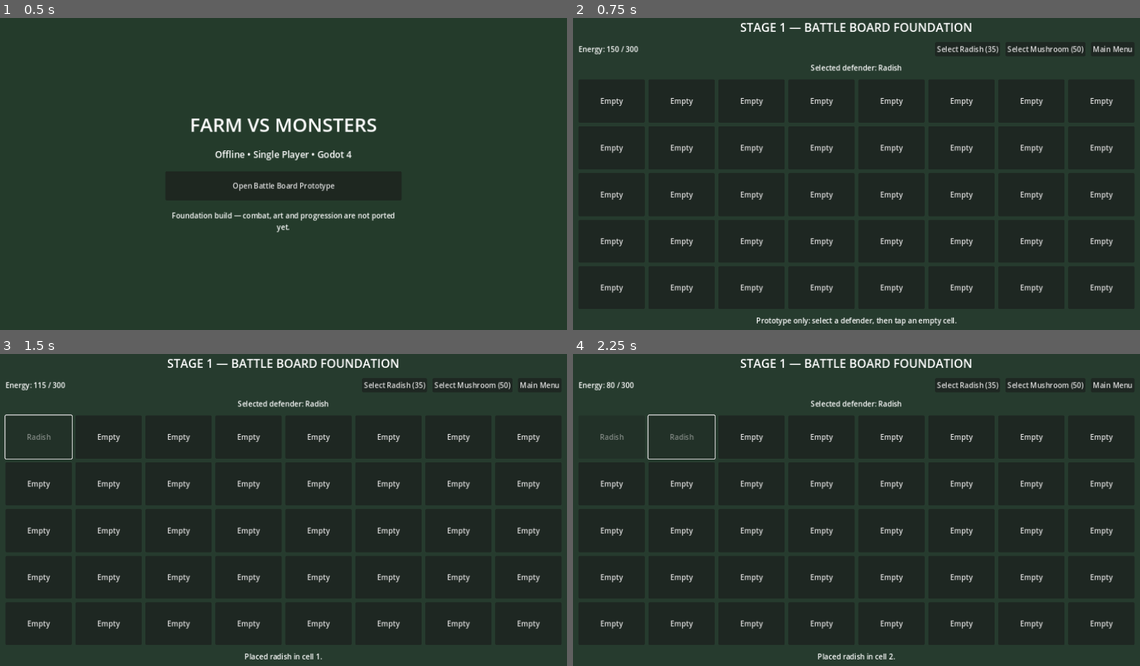
Above: before the commit, frames 1-4 (two rows, left to right).
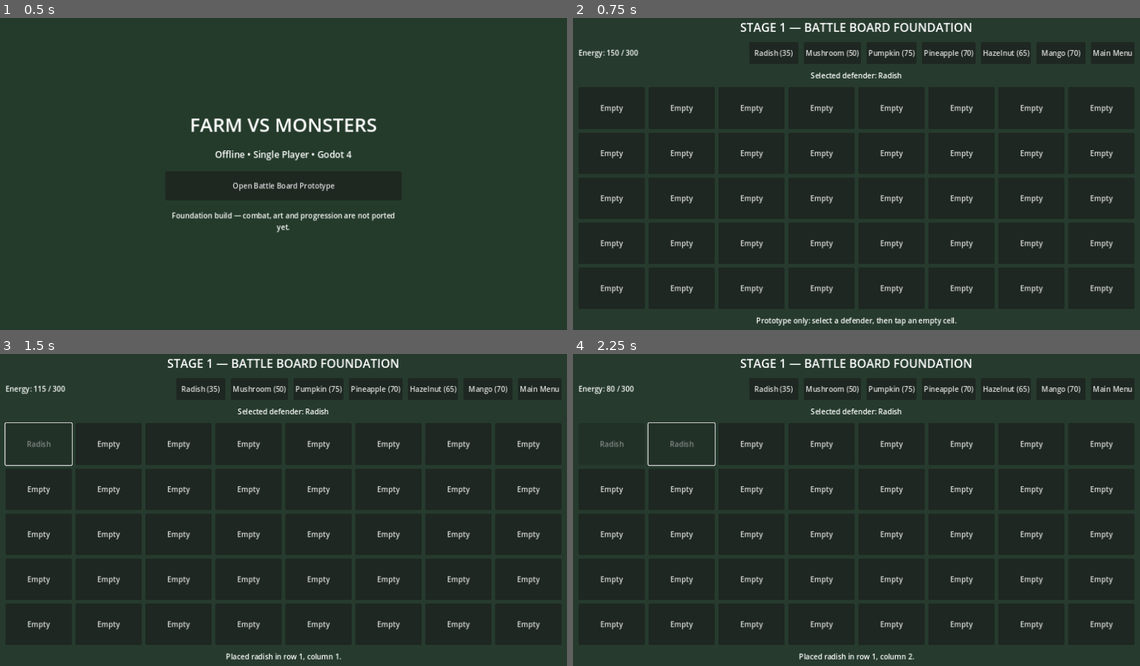
Above: after the commit, the same moments.

Repository: waelkamira/FarmVsMonsters
Game: Godot game, scene res://scenes/main.tscn
Two runs of this game, one before a commit and one after it. Both use one fixed random seed, a clock stepped at 60 frames per second and the inputs below.
Inputs:
- Up to frame 1 (0.5 s): no input
- Up to frame 2 (0.75 s): click "Open Battle Board Prototype" at 0.5 s
- Up to frame 3 (1.5 s): click "Empty" at 1.25 s
- Up to frame 4 (2.25 s): click "Empty" at 2 s

Frame 1 is identical in both runs. In frame 2, 4.8% of the frame differs, in the area x 1-99%, y 8-89%; in frame 3, 5.2%, in the area x 0-99%, y 8-99%; in frame 4, 5.2%.

Commit message:
Connect all Stage 1 plant cards to canonical placement rules

Diff:
--- a/godot/scripts/battle_prototype.gd
+++ b/godot/scripts/battle_prototype.gd
@@ -47,15 +47,20 @@
 	energy_label.size_flags_horizontal = Control.SIZE_EXPAND_FILL
 	toolbar.add_child(energy_label)
 
-	var radish_button := Button.new()
-	radish_button.text = "Select Radish (35)"
-	radish_button.pressed.connect(_select_plant.bind("radish"))
-	toolbar.add_child(radish_button)
-
-	var mushroom_button := Button.new()
-	mushroom_button.text = "Select Mushroom (50)"
-	mushroom_button.pressed.connect(_select_plant.bind("energy_mushroom"))
-	toolbar.add_child(mushroom_button)
+	var plant_options: Array[Dictionary] = [
+		{"id": "radish", "label": "Radish"},
+		{"id": "mushroom", "label": "Mushroom"},
+		{"id": "pumpkin", "label": "Pumpkin"},
+		{"id": "pineapple", "label": "Pineapple"},
+		{"id": "hazelnut", "label": "Hazelnut"},
+		{"id": "mango", "label": "Mango"}
+	]
+	for option: Dictionary in plant_options:
+		var plant_button := Button.new()
+		plant_button.text = "%s (%d)" % [option.label, Rules.plant_cost(option.id)]
+		plant_button.custom_minimum_size = Vector2(108, 48)
+		plant_button.pressed.connect(_select_plant.bind(option.id))
+		toolbar.add_child(plant_button)
 
 	var menu_button := Button.new()
 	menu_button.text = "Main Menu"
@@ -98,25 +103,31 @@
 	feedback_label.text = "Selected: %s" % plant_id.replace("_", " ").capitalize()
 
 func _place_selected_plant(cell_index: int) -> void:
-	if occupied_cells.has(cell_index):
-		feedback_label.text = "That cell is already occupied."
+	var column: int = cell_index % Rules.BOARD_COLUMNS
+	var row: int = floori(float(cell_index) / float(Rules.BOARD_COLUMNS))
+	var current_plants: Array = []
+	for key in occupied_cells.keys():
+		var occupied_index: int = int(key)
+		current_plants.append({
+			"col": occupied_index % Rules.BOARD_COLUMNS,
+			"row": floori(float(occupied_index) / float(Rules.BOARD_COLUMNS)),
+			"alive": true
+		})
+
+	var placement: Dictionary = Rules.resolve_plant_placement(
+		float(energy), current_plants, selected_plant, column, row
+	)
+	if not placement.get("ok", false):
+		feedback_label.text = "Cannot plant: %s" % str(placement.get("reason", "unknown")).replace("_", " ").to_lower()
 		return
 
-	var cost: int = Rules.plant_cost(selected_plant)
-	if cost < 0:
-		feedback_label.text = "Unknown plant selection."
-		return
-	if energy < cost:
-		feedback_label.text = "Not enough energy."
-		return
-
-	energy = Rules.apply_energy_delta(energy, -cost)
+	energy = int(placement.energy)
 	occupied_cells[cell_index] = selected_plant
 	var cell: Button = board.get_child(cell_index) as Button
 	cell.text = selected_plant.replace("_", " ").capitalize()
 	cell.disabled = true
 	_update_hud()
-	feedback_label.text = "Placed %s in cell %d." % [selected_plant, cell_index + 1]
+	feedback_label.text = "Placed %s in row %d, column %d." % [selected_plant, row + 1, column + 1]
 
 func _update_hud() -> void:
 	if is_instance_valid(energy_label):
